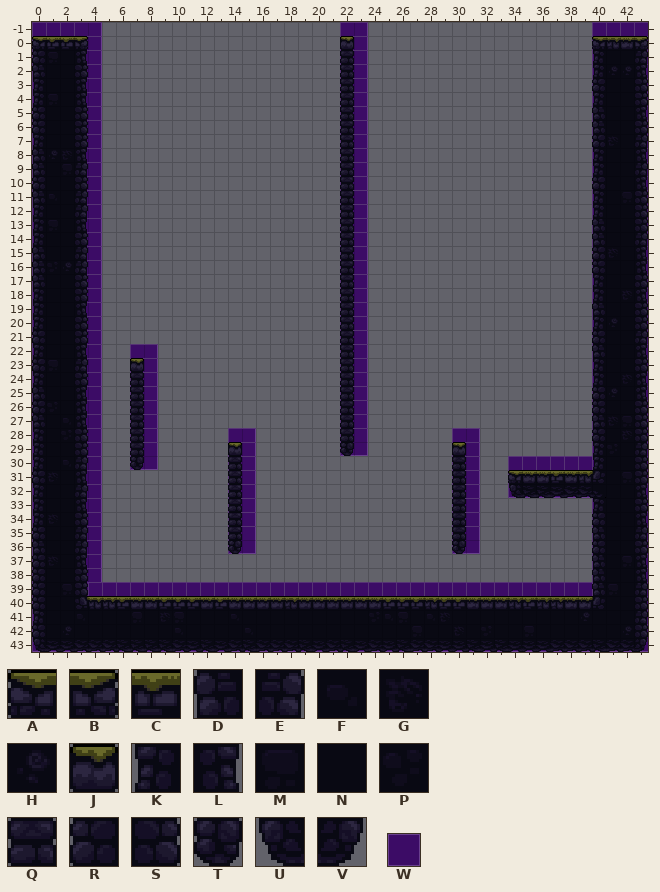
Tiled map, stored at Assets/_Game/Tiled/Maps/b1/Level_4.tmx. The picture above was drawn from the file before the commit.
Cells are 16x16 px. Shown: x 0..43, y -1..43.
Key: from "b1": A 0, B 0 flipped left-right, C 3, D 9, E 9 flipped left-right, F 10, G 11, H 12, J 13, K 18, L 18 flipped left-right, M 19, N 20, P 21, Q 22, R 27, S 27 flipped left-right, T 31, U 36, V 36 flipped left-right; from "prototype": W 0.
_ is an empty cell, # one hidden under a higher layer.
Layers that did not change in this view are not listed.
Layer "prototype" before, first column x 1:
-1 __________________________________
 0 ##W__________________W____________
 1 ##W__________________W____________
 2 ##W__________________W____________
 3 ##W__________________W____________
 4 ##W__________________W____________
 5 ##W__________________W____________
 6 ##W__________________W____________
 7 ##W__________________W____________
 8 ##W__________________W____________
 9 ##W__________________W____________
10 ##W__________________W____________
11 ##W__________________W____________
12 ##W__________________W____________
13 ##W__________________W____________
14 ##W__________________W____________
15 ##W__________________W____________
16 ##W__________________W____________
17 ##W__________________W____________
18 ##W__________________W____________
19 ##W__________________W____________
20 ##W__________________W____________
21 ##W__________________W____________
22 ##W__________________W____________
23 ##W___W______________W____________
24 ##W___W______________W____________
25 ##W___W______________W____________
26 ##W___W______________W____________
27 ##W___W______________W____________
28 ##W___W______________W____________
29 ##W___W______W_______W_______W____
30 ##W___W______W_______________W____
31 ##W__________W_______________W___W
32 ##W__________W_______________W___W
33 ##W__________W_______________W____
34 ##W__________W_______________W____
35 ##W__________W_______________W____
36 ##W__________W_______________W____
37 ##W_______________________________
38 ##W_______________________________
Layer "terrain" before, first column x 1:
-1 __________________________________
 0 CCB__________________J____________
 1 MNL__________________Q____________
 2 NNS__________________Q____________
 3 NNL__________________Q____________
 4 MNL__________________Q____________
 5 NNS__________________Q____________
 6 NNS__________________Q____________
 7 NNS__________________Q____________
 8 HGL__________________Q____________
 9 NME__________________Q____________
10 NNS__________________Q____________
11 FNE__________________Q____________
12 NNE__________________Q____________
13 MNL__________________Q____________
14 NNS__________________Q____________
15 NNE__________________Q____________
16 PHE__________________Q____________
17 NNS__________________Q____________
18 NNS__________________Q____________
19 NNL__________________Q____________
20 NNS__________________Q____________
21 NNS__________________Q____________
22 NNL__________________Q____________
23 MNE___J______________Q____________
24 NNS___Q______________Q____________
25 NNL___Q______________Q____________
26 PNL___Q______________Q____________
27 NFL___Q______________Q____________
28 NPS___Q______________Q____________
29 NNS___Q______J_______T_______J____
30 NFE___T______Q_______________Q____
31 GNL__________Q_______________Q___A
32 NNE__________Q_______________Q___U
33 NNL__________Q_______________Q____
34 GNS__________Q_______________Q____
35 NNE__________Q_______________Q____
36 NNE__________T_______________T____
37 GNL_______________________________
38 NNS_______________________________
And afterwards:
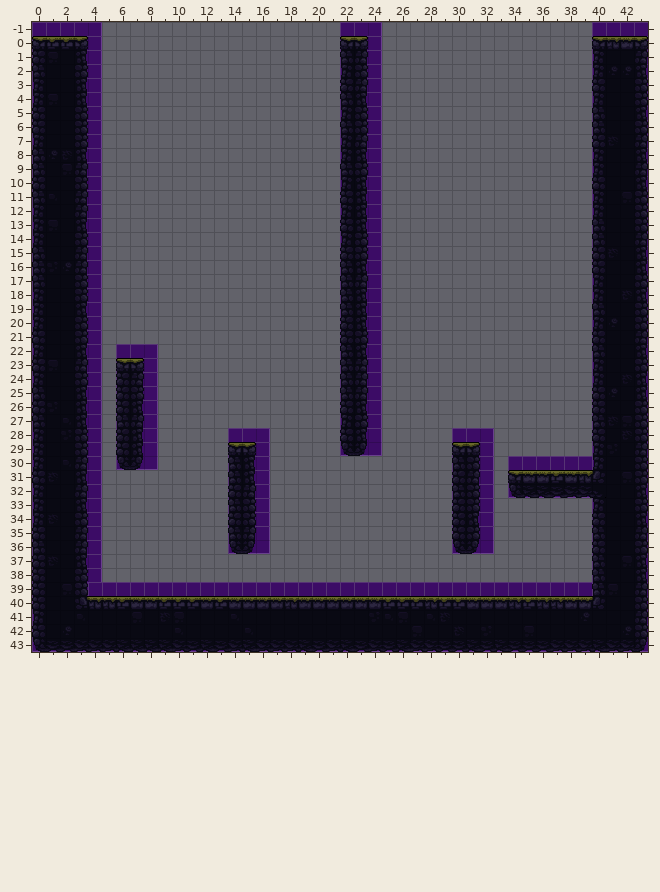
From old to new:
Changed rows in their new state; . is an unchanged cell.
Layer "prototype":
first column x 6:
 0 .................W........
 1 .................W........
 2 .................W........
 3 .................W........
 4 .................W........
 5 .................W........
 6 .................W........
 7 .................W........
 8 .................W........
 9 .................W........
10 .................W........
11 .................W........
12 .................W........
13 .................W........
14 .................W........
15 .................W........
16 .................W........
17 .................W........
18 .................W........
19 .................W........
20 .................W........
21 .................W........
22 .................W........
23 W................W........
24 W................W........
25 W................W........
26 W................W........
27 W................W........
28 W................W........
29 W........W.......W.......W
30 W........W...............W
31 .........W...............W
32 .........W...............W
33 .........W...............W
34 .........W...............W
35 .........W...............W
36 .........W...............W
Layer "terrain":
first column x 6:
 0 ................AB........
 1 ................DE........
 2 ................KS........
 3 ................RE........
 4 ................DL........
 5 ................KS........
 6 ................DS........
 7 ................KE........
 8 ................KL........
 9 ................DS........
10 ................KL........
11 ................RL........
12 ................KL........
13 ................RL........
14 ................KS........
15 ................RS........
16 ................DL........
17 ................DE........
18 ................DL........
19 ................DL........
20 ................RL........
21 ................RS........
22 ................DL........
23 AB..............DE........
24 RE..............DE........
25 RS..............DE........
26 RL..............RL........
27 DE..............KS........
28 RL..............RL........
29 RL......AB......UV......AB
30 UV......DL..............DS
31 ........DL..............RE
32 ........RE..............DS
33 ........DS..............RS
34 ........RS..............RL
35 ........DE..............RS
36 ........UV..............UV
Where, in picture pixels (left, top, right, bottom), the same in both pictures:
changed: (340, 22, 382, 456)
changed: (116, 344, 144, 470)
changed: (228, 428, 270, 554)
changed: (452, 428, 494, 554)
